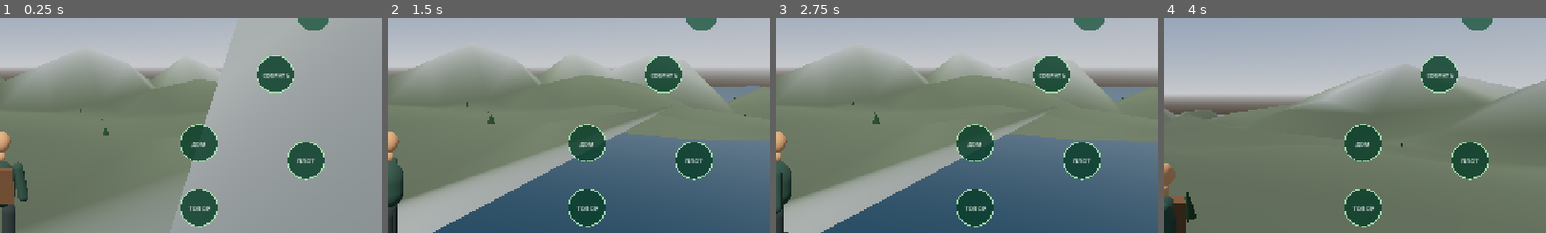
Above: before the commit, frames 1-4 (left to right).
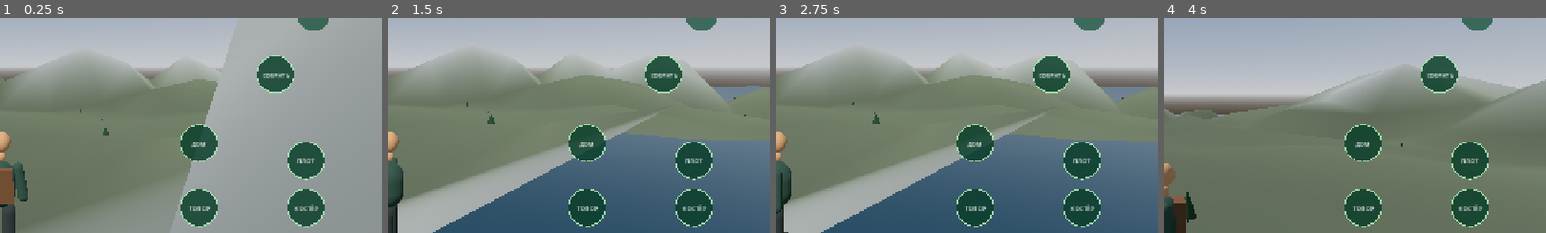
Above: after the commit, the same moments.

Repository: shohintajikistan/SHOHIN-REAL-WORLD
Game: Godot game, scene res://scenes/main.tscn
Same seed, same stepped clock (60 frames per second), same inputs: the game is played once before the commit and once after it.
Inputs (mouse positions are % of the whole screen's width and height, from its top left):
- Up to frame 1 (0.25 s): no input
- Up to frame 2 (1.5 s): tap Enter at 0.5 s; move the mouse to (72, 45) at 0.52 s; hold D 0.53-1.25 s; tap E at 0.6 s; click (72, 45) at 0.67 s; tap Space at 0.77 s; drag from (30, 55) to (45, 70) at 1.27 s
- Up to frame 3 (2.75 s): move the mouse to (60, 28) at 2.02 s; hold D from 2.03 s (still down); tap 2 at 2.1 s
- Up to frame 4 (4 s): release D at 2.75 s; tap Space at 2.75, 3.77 s; drag from (45, 70) to (20, 35) at 2.77 s; move the mouse to (80, 65) at 3.52 s; hold A from 3.53 s (still down); hold Shift from 3.53 s (still down)
The pictures show only the part of the screen within x 50-100%, y 50-100%; the shares and areas given below are measured in that part.

The runs differ from the first frame. In frame 1, 1.4% of the frame differs, in the area x 75-85%, y 79-98%; in frame 2, 1.4%; in frame 3, 1.4%; in frame 4, 1.4%.

Commit message:
Add campfire button to touch HUD

Diff:
--- a/godot/scripts/touch_hud.gd
+++ b/godot/scripts/touch_hud.gd
@@ -50,7 +50,8 @@
 		["СОБРАТЬ", "gather", Vector2(size.x * 0.86, size.y * 0.63)],
 		["ДОМ", "hut", Vector2(size.x * 0.76, size.y * 0.79)],
 		["ПЛОТ", "raft", Vector2(size.x * 0.90, size.y * 0.83)],
-		["ТОПОР", "craft", Vector2(size.x * 0.76, size.y * 0.94)]
+		["ТОПОР", "craft", Vector2(size.x * 0.76, size.y * 0.94)],
+		["КОСТЁР", "fire", Vector2(size.x * 0.90, size.y * 0.94)]
 	]
 	for entry in actions:
 		var pos: Vector2 = entry[2]
@@ -65,7 +66,8 @@
 		["gather", Vector2(size.x * 0.86, size.y * 0.63)],
 		["hut", Vector2(size.x * 0.76, size.y * 0.79)],
 		["raft", Vector2(size.x * 0.90, size.y * 0.83)],
-		["craft", Vector2(size.x * 0.76, size.y * 0.94)]
+		["craft", Vector2(size.x * 0.76, size.y * 0.94)],
+		["fire", Vector2(size.x * 0.90, size.y * 0.94)]
 	]
 	for entry in actions:
 		if pos.distance_to(entry[1]) < 40.0:
